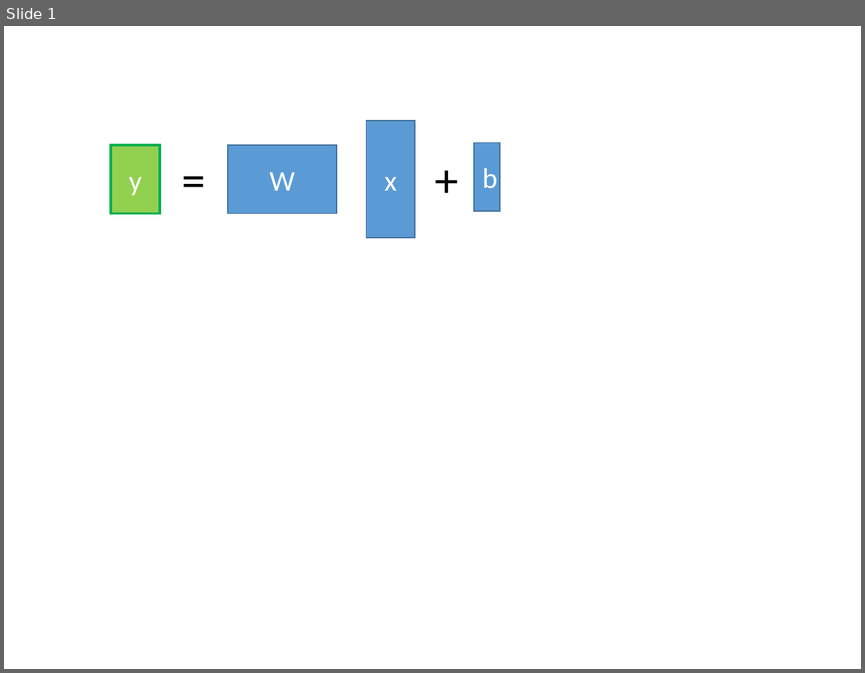
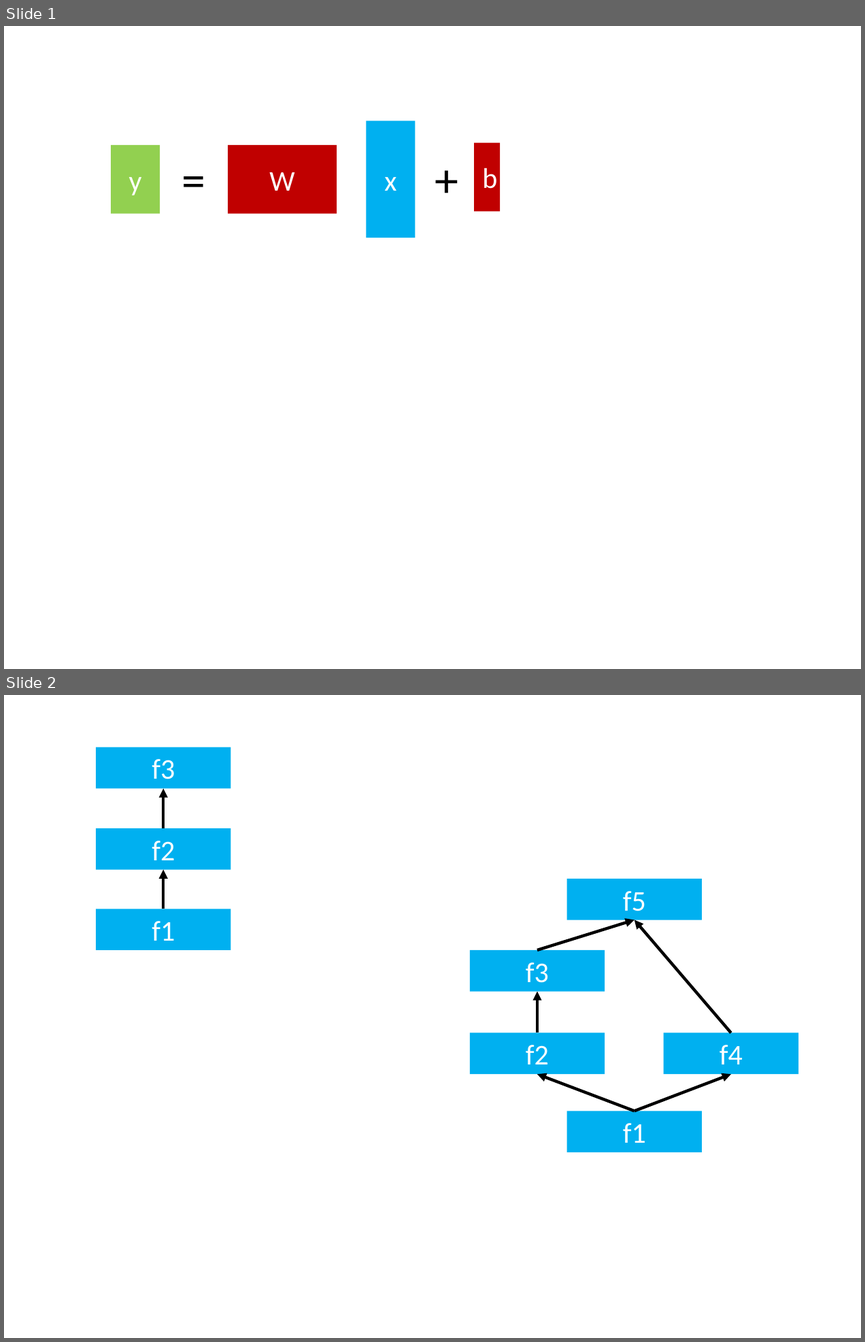
Before and after one commit to hshindo/Merlin.jl, a slide deck: docs/src/assets/figures.pptx. Shown one above the other, each under a label of ours: slide 1 before the commit, slides 1 and 2 after it. The pictures are 865x673 and 865x1342 pixels, drawn with LibreOffice and Linux fonts; fonts in the diff are those of the drawing. Boxes give left, top, right and bottom in pixels: in the first picture for what was removed or moved away, otherwise in the second. Text is boxed around its words. In the diff, an @@ line names an element or a change of style, - is before the commit and + after.

```diff
--- a/docs/src/assets/figures.pptx
+++ b/docs/src/assets/figures.pptx
@@ slide 2 added at (x1=4, y1=695, x2=861, y2=1338), background #FFFFFF @@
@@ rectangle added at (x1=96, y1=747, x2=230, y2=788), fill #00B0F0, 24 pt, text #FFFFFF @@
+f3
@@ arrow added from (163, 828) to (163, 788), #000000 2.5 pt @@
@@ rectangle added at (x1=96, y1=828, x2=230, y2=869), fill #00B0F0, 24 pt, text #FFFFFF @@
+f2
@@ arrow added from (163, 909) to (163, 870), #000000 2.5 pt @@
@@ rectangle added at (x1=567, y1=879, x2=702, y2=919), fill #00B0F0, 24 pt, text #FFFFFF @@
+f5
@@ rectangle added at (x1=96, y1=909, x2=230, y2=949), fill #00B0F0, 24 pt, text #FFFFFF @@
+f1
@@ arrow added from (537, 950) to (634, 919), #000000 2.5 pt @@
@@ arrow added from (730, 1032) to (634, 919), #000000 2.5 pt @@
@@ rectangle added at (x1=469, y1=950, x2=604, y2=991), fill #00B0F0, 24 pt, text #FFFFFF @@
+f3
@@ arrow added from (537, 1032) to (537, 991), #000000 2.5 pt @@
@@ rectangle added at (x1=469, y1=1032, x2=604, y2=1074), fill #00B0F0, 24 pt, text #FFFFFF @@
+f2
@@ rectangle added at (x1=664, y1=1032, x2=798, y2=1074), fill #00B0F0, 24 pt, text #FFFFFF @@
+f4
@@ arrow added from (634, 1110) to (537, 1074), #000000 2.5 pt @@
@@ arrow added from (634, 1110) to (730, 1074), #000000 2.5 pt @@
@@ rectangle added at (x1=567, y1=1110, x2=702, y2=1152), fill #00B0F0, 24 pt, text #FFFFFF @@
+f1
@@ slide 1 changed as well @@
@@ rectangle "x" at (x1=366, y1=121, x2=415, y2=237): fill #5B9BD5 to #00B0F0; outline #43739E 1 pt to none @@
@@ rectangle "y" at (x1=111, y1=145, x2=160, y2=214): outline #00B050 2 pt to none @@
@@ rectangle "W" at (x1=228, y1=145, x2=337, y2=214): fill #5B9BD5 to #C00000; outline #43739E 1 pt to none @@
@@ rectangle "b" at (x1=473, y1=142, x2=499, y2=211): fill #5B9BD5 to #C00000; outline #43739E 1 pt to none @@
```
Also in this commit, not shown: 8 other files.
